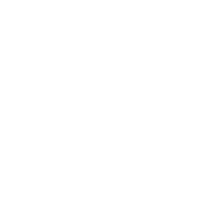
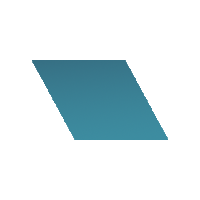
Layer changes from the first 200 x 200 image to the second:
added layer "Layer 10 copy" above "Layer 10" over [32, 60, 168, 140]
